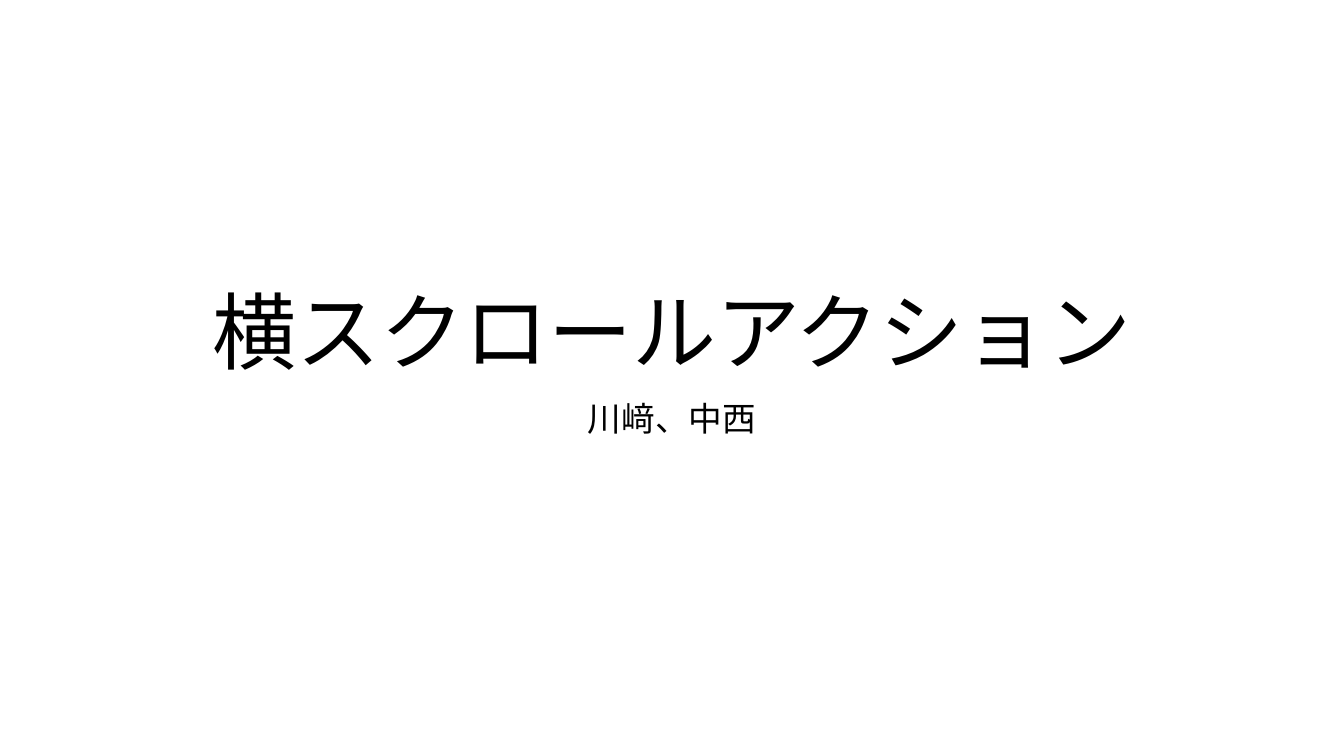
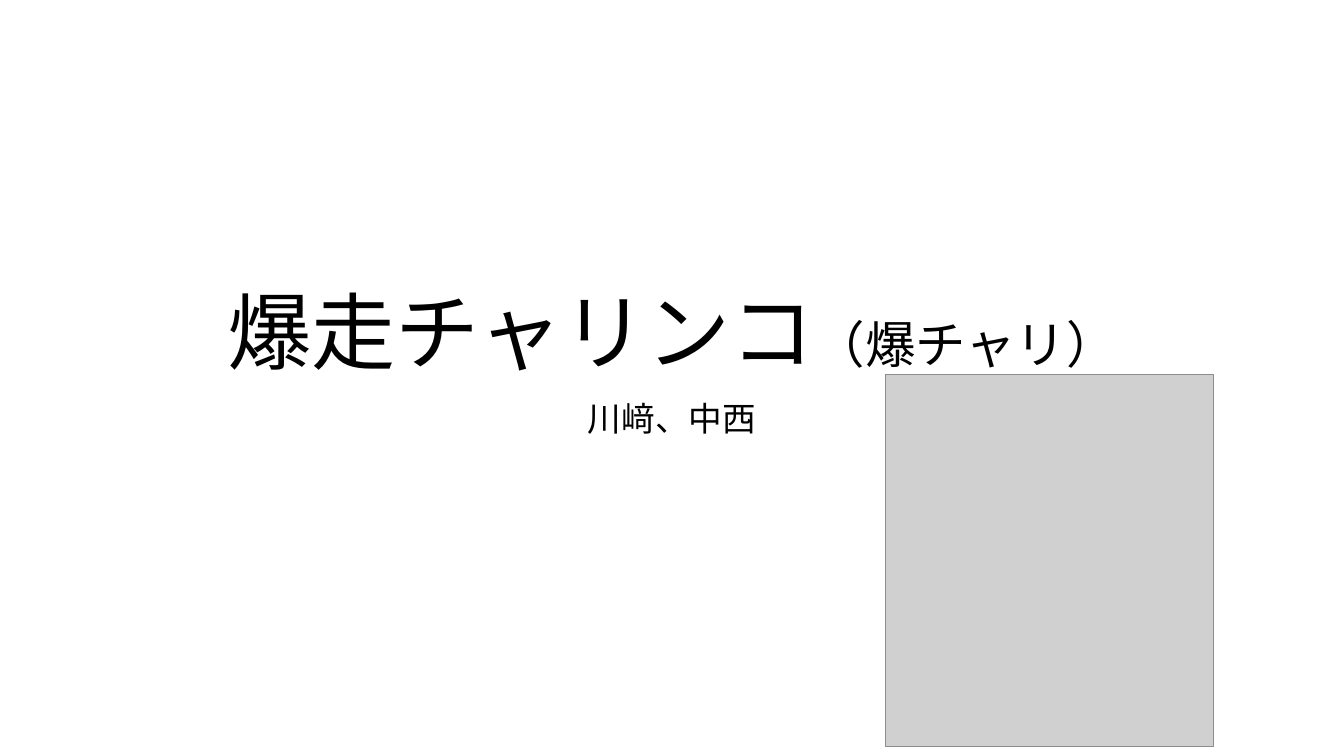
Before and after one commit to kawasakiryota1646/kawanishi, a slide deck: slide 1 of 爆チャリ.pptx. Drawn at 1344x756 pixels with LibreOffice and Linux fonts; fonts in the diff are those of the drawing; grey boxes stand for pictures. Boxes give left, top, right and bottom in pixels: in the first picture for what was removed or moved away, otherwise in the second. Text is boxed around its words. In the diff, an @@ line names an element or a change of style, - is before the commit and + after.

```diff
--- a/爆チャリ.pptx
+++ b/爆チャリ.pptx
@@ title at [227, 292, 1117, 376]: text changed @@
-横スクロールアクション
+爆走チャリンコ（爆チャリ）
@@ picture added at [885, 375, 1214, 747] @@
```
Also in this commit, not shown: 1 other slide changed, 1 slide added, 1 other file.
